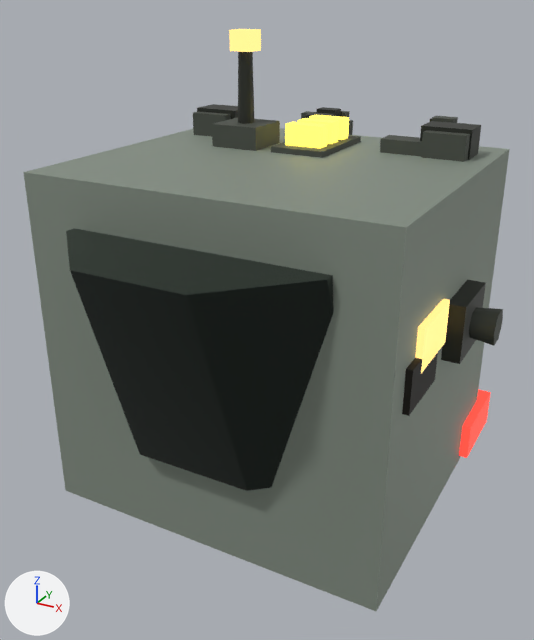
A saved change to the glTF model ref/glb/escape_pod-s.glb.
Both versions are drawn from a 50 mm camera at (0.574, -1.274, 0.852) aimed at (-0.069, -0.104, 0.267). The lights are fixed; the arrows at lower left show +X, +Y and +Z. The first picture is the older version. Where no turn or scale is listed for an object, it has been applied to the vertices.

The first picture shows 'antennaBase', 'antennaWhip', 'cockpitGlass', 'escapePodShipGreebleTop0R', 'escapePodShipHullWindow0R', 'escapePodShipHullWindow1R', 'hullNose', 'iffLampDorsal0', 'iffLampDorsal1', 'iffLampDorsal2', 'iffPlinthDorsal', 'navLightPort', 'rcsNozzle1', 'rcsQuad1' and 10 more.
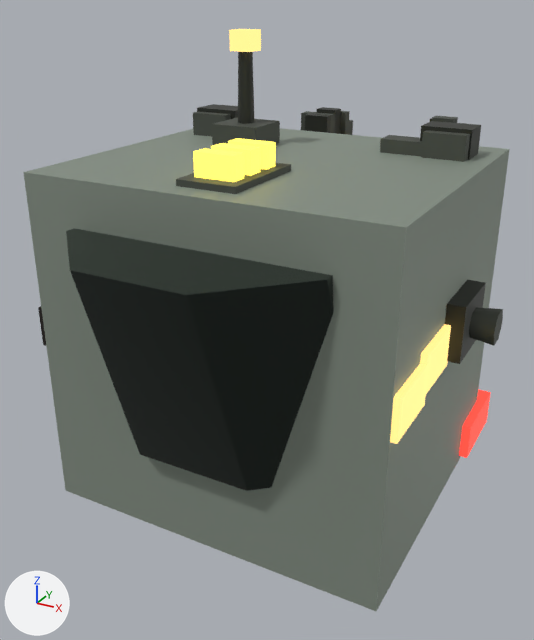
The change, as a diff of the scene's bpy script:
```diff
--- a/ref/glb/escape_pod-s.glb.py
+++ b/ref/glb/escape_pod-s.glb.py
@@ me_mesh_42 @@
 me_mesh_42.from_pydata(...)  # 8 vertices, 12 faces; spans x -0.02..0.02, y -0.0595..0.0595, z -0.035..0.035
-me_mesh_42.materials.append(mat_cabindark)  # black #14100a
+me_mesh_42.materials.append(mat_cabinlight)  # brown #3a2f18, glowing orange #f2c877
@@ ob_escapepodshiphullwindow0r @@
 ob_escapepodshiphullwindow0r = bpy.data.objects.new('escapePodShipHullWindow0R', me_mesh_40)
-ob_escapepodshiphullwindow0r.location = (0.3, -0.306, 0.402)
+ob_escapepodshiphullwindow0r.location = (0.3, -0.279, 0.351)
@@ ob_escapepodshiphullwindow1l @@
 ob_escapepodshiphullwindow1l = bpy.data.objects.new('escapePodShipHullWindow1L', me_mesh_41)
-ob_escapepodshiphullwindow1l.location = (-0.3, -0.346, 0.355)
+ob_escapepodshiphullwindow1l.location = (-0.3, -0.389, 0.335)
@@ ob_escapepodshiphullwindow1r @@
 ob_escapepodshiphullwindow1r = bpy.data.objects.new('escapePodShipHullWindow1R', me_mesh_42)
-ob_escapepodshiphullwindow1r.location = (0.3, -0.346, 0.355)
+ob_escapepodshiphullwindow1r.location = (0.3, -0.389, 0.335)
@@ ob_iffplinthdorsal @@
 ob_iffplinthdorsal = bpy.data.objects.new('iffPlinthDorsal', me_mesh_43)
-ob_iffplinthdorsal.location = (0.0, -0.04, 0.585)
+ob_iffplinthdorsal.location = (0.0, -0.326, 0.585)
@@ ob_ifflampdorsal0 @@
 ob_ifflampdorsal0 = bpy.data.objects.new('iffLampDorsal0', me_mesh_44)
-ob_ifflampdorsal0.location = (0.0, 0.007, 0.622)
+ob_ifflampdorsal0.location = (0.0, -0.279, 0.622)
@@ ob_ifflampdorsal1 @@
 ob_ifflampdorsal1 = bpy.data.objects.new('iffLampDorsal1', me_mesh_45)
-ob_ifflampdorsal1.location = (0.0, -0.04, 0.622)
+ob_ifflampdorsal1.location = (0.0, -0.326, 0.622)
@@ ob_ifflampdorsal2 @@
 ob_ifflampdorsal2 = bpy.data.objects.new('iffLampDorsal2', me_mesh_46)
-ob_ifflampdorsal2.location = (0.0, -0.088, 0.622)
+ob_ifflampdorsal2.location = (0.0, -0.374, 0.622)
```

Boxes [x1, y1, x2, y2] around the edits, measured in the pictures (534 x 640 px):
'iffLampDorsal2', moved: before [285, 121, 328, 149]; after [193, 148, 244, 182]
'escapePodShipHullWindow1R', recoloured, moved (lighter): before [402, 340, 439, 416]; after [390, 363, 429, 444]
'iffPlinthDorsal', moved: before [271, 135, 361, 158]; after [176, 163, 291, 194]
'escapePodShipHullWindow0R', moved: before [415, 299, 450, 372]; after [420, 324, 451, 394]
'iffLampDorsal1', moved: before [297, 118, 339, 144]; after [211, 143, 260, 176]
'iffLampDorsal0', moved: before [309, 115, 349, 140]; after [228, 138, 276, 170]
'escapePodShipHullWindow1L', moved (not visible before): after [38, 306, 46, 346]
